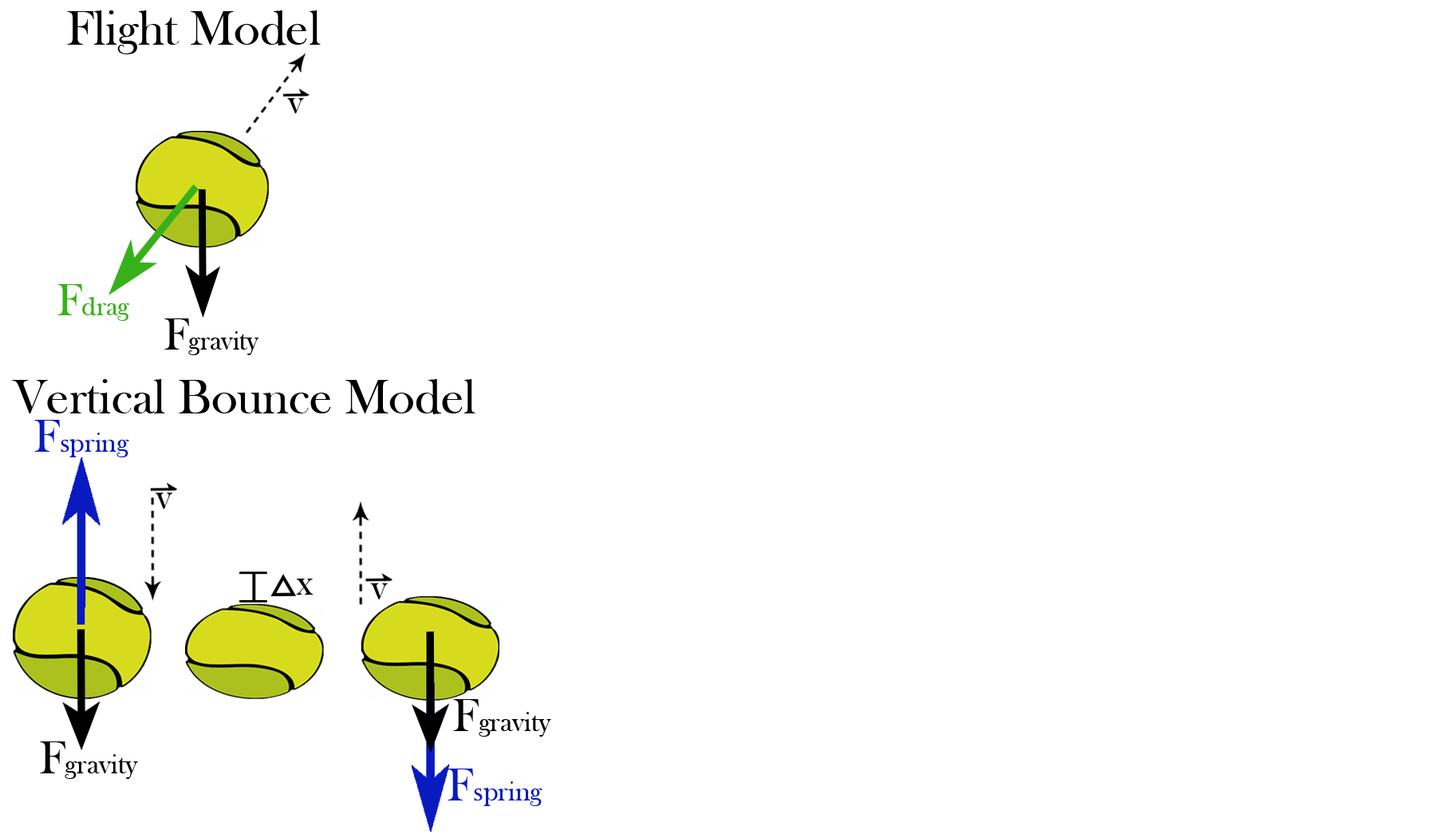
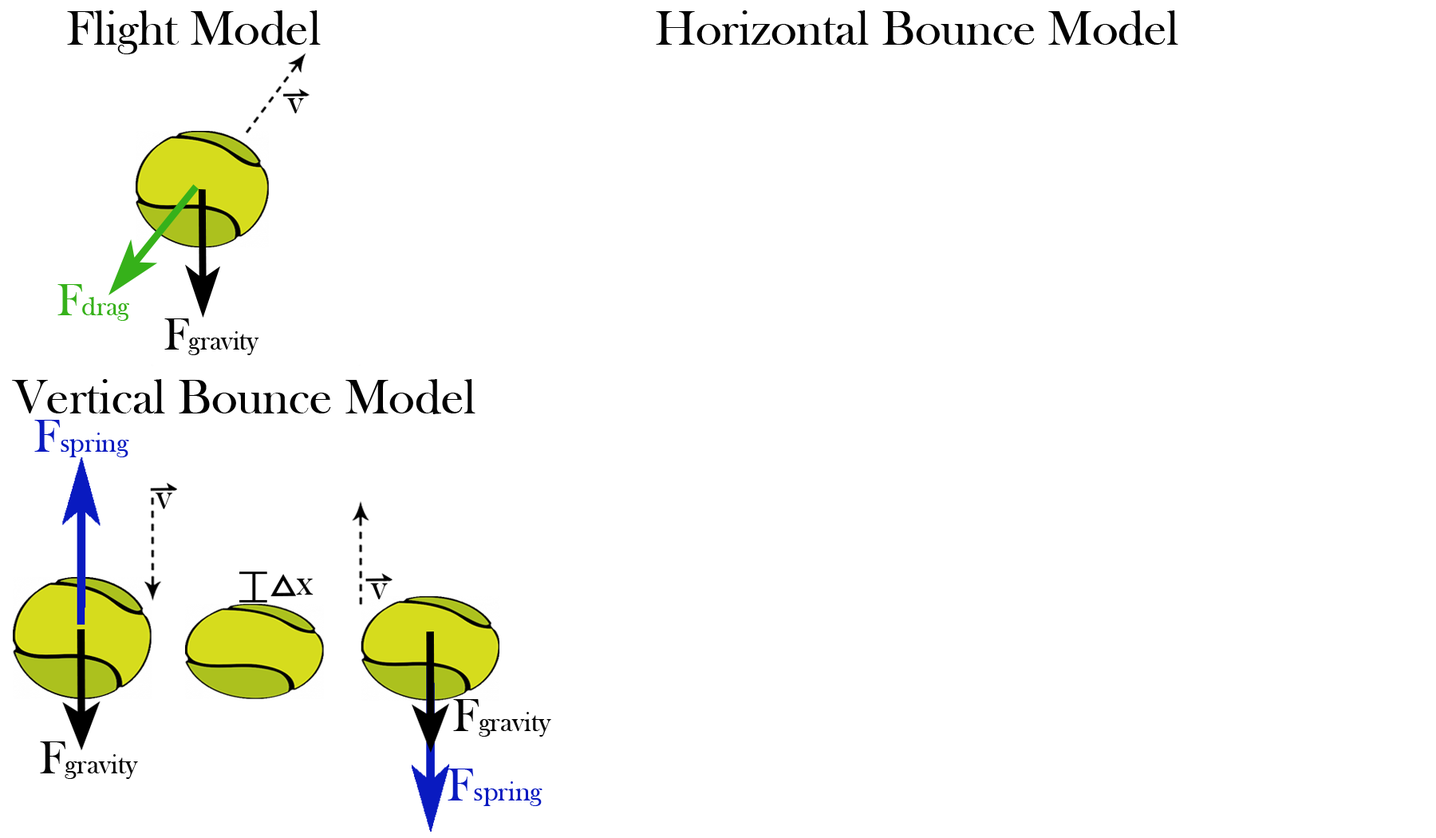
Layer changes from the first 1436 × 838 image to the second:
added layer "Horizontal Bounce Model" above "Flight Model" over [655, 10, 1179, 46]
